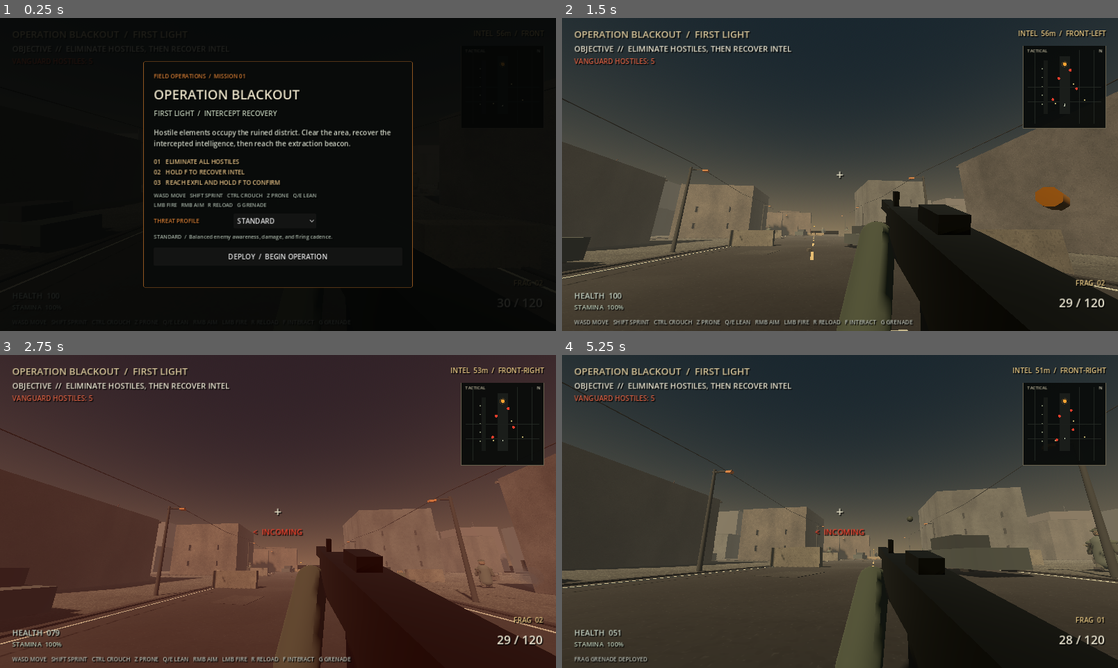
Above: before the commit, frames 1-4 (two rows, left to right).
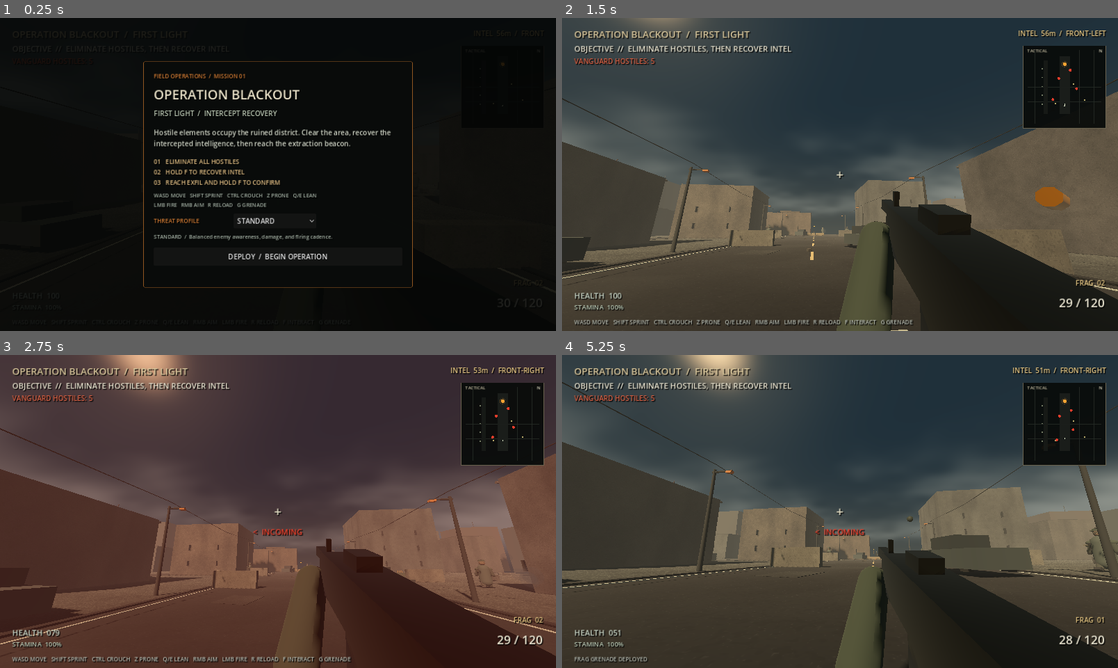
Above: after the commit, the same moments.

Repository: Liladizilla/operation-blackout
Game: Godot game, scene res://scenes/main.tscn
Same seed, same stepped clock (60 frames per second), same inputs: the game is played once before the commit and once after it.
Inputs (mouse positions are in pixels of both pictures, inside the frame that each line leads up to):
- Up to frame 1 (0.25 s): no input
- Up to frame 2 (1.5 s): click "DEPLOY / BEGIN OPERATION" at 0.5 s; tap Enter at 1.25 s; move the mouse to (867, 174) at 1.27 s; hold W (move_forward) from 1.28 s (still down); tap Ctrl (crouch) at 1.35 s; click (867, 174) at 1.42 s
- Up to frame 3 (2.75 s): keep holding W (move_forward); tap Space (jump) at 1.52, 1.82, 2.27, 2.57 s; move the mouse to (250, 511) at 2.02 s; tap F (interact) at 2.1 s
- Up to frame 4 (5.25 s): keep holding W (move_forward); move the mouse to (851, 505) at 2.77 s; tap Z (prone) at 2.85 s; move the mouse to (834, 517) at 3.52 s; tap Shift (sprint) at 3.6 s; click (834, 517) at 3.67 s; tap Space (jump) at 3.77, 4.07, 4.52, 4.82 s; move the mouse to (878, 514) at 4.27 s; tap G (throw_grenade) at 4.35 s; move the mouse to (795, 508) at 5.02 s; tap Enter at 5.1 s

The runs differ from the first frame. In frame 2, 5.9% of the frame differs, in the area x 0-92%, y 0-100%; in frame 3, 6.0%; in frame 4, 8.5%, in the area x 0-100%, y 0-100%.

Commit message:
Use animated procedural cloud sky with warm sun scatter

Diff:
--- a/scripts/main.gd
+++ b/scripts/main.gd
@@ -121,15 +121,14 @@
     var env := Environment.new()
     env.background_mode = Environment.BG_SKY
     var sky := Sky.new()
-    var sky_mat := ProceduralSkyMaterial.new()
-    sky_mat.sky_top_color = Color(0.12, 0.17, 0.20)
-    sky_mat.sky_horizon_color = Color(0.52, 0.46, 0.36)
-    sky_mat.sky_curve = 0.22
-    sky_mat.ground_curve = 0.16
-    sky_mat.energy_multiplier = 0.82
-    sky_mat.use_debanding = true
-    sky_mat.ground_bottom_color = Color(0.055, 0.06, 0.055)
-    sky_mat.ground_horizon_color = Color(0.28, 0.26, 0.22)
+    var sky_mat := ShaderMaterial.new()
+    sky_mat.shader = load("res://shaders/battlefield_sky.gdshader") as Shader
+    sky_mat.set_shader_parameter("sky_top_color", Color(0.12, 0.17, 0.20))
+    sky_mat.set_shader_parameter("sky_horizon_color", Color(0.52, 0.46, 0.36))
+    sky_mat.set_shader_parameter("cloud_color", Color(0.47, 0.48, 0.45))
+    sky_mat.set_shader_parameter("sun_color", Color(1.0, 0.72, 0.43))
+    sky_mat.set_shader_parameter("cloud_coverage", 0.56)
+    sky_mat.set_shader_parameter("cloud_contrast", 0.62)
     sky.sky_material = sky_mat
     env.sky = sky
     env.ambient_light_source = Environment.AMBIENT_SOURCE_COLOR
